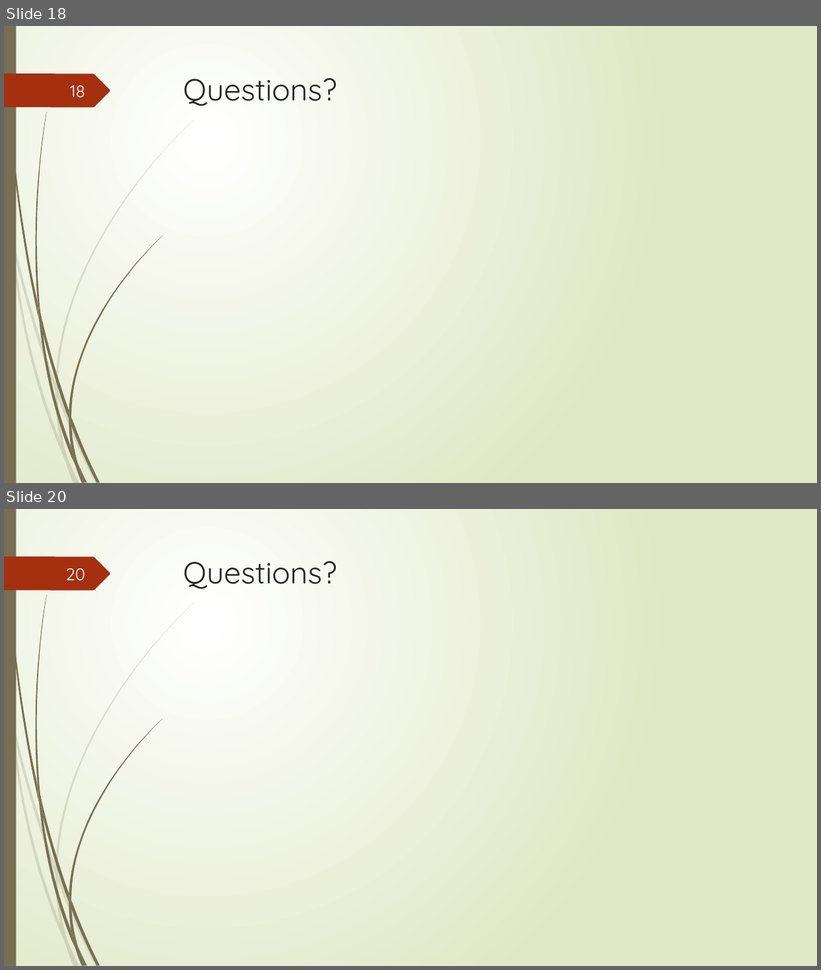
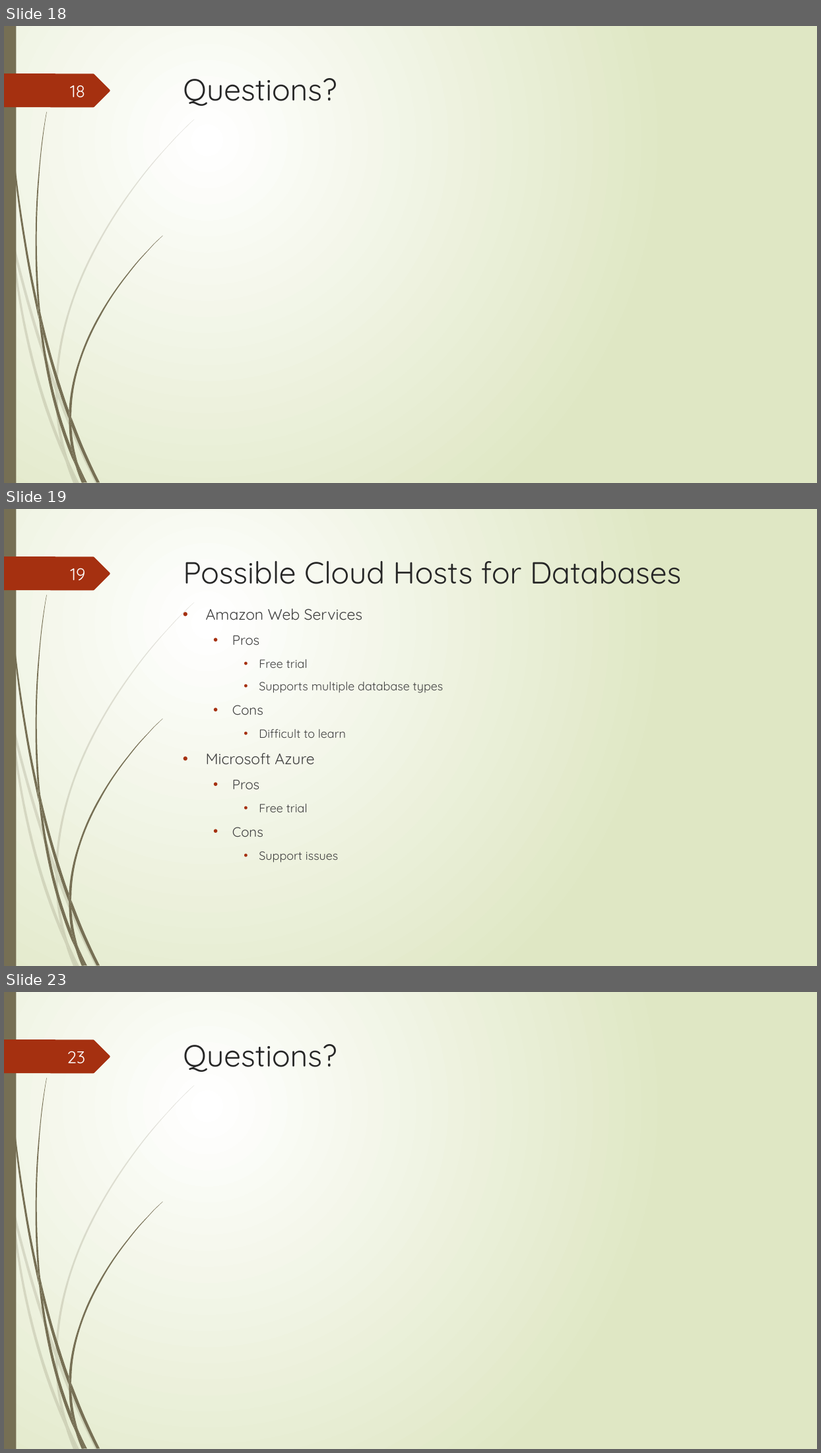
Before and after one commit to junmin-yee/Landmarked, a slide deck: Presentations/Sprint01 ReviewMeeting.pptx. Shown one above the other, each under a label of ours: slides 18 and 20 before the commit, slides 18, 19 and 23 after it; the slides between them are not shown. The pictures are 821x970 and 821x1453 pixels, drawn with LibreOffice and Linux fonts; fonts in the diff are those of the drawing. Boxes give left, top, right and bottom in pixels: in the first picture for what was removed or moved away, otherwise in the second. Text is boxed around its words. In the diff, an @@ line names an element or a change of style, - is before the commit and + after.

```diff
--- a/Presentations/Sprint01 ReviewMeeting.pptx
+++ b/Presentations/Sprint01 ReviewMeeting.pptx
@@ slide 19 added at [4,509,817,966], background gradient #FFFFFF to #DFE8C4; not listed: 24 template elements that a slide beside it also shows @@
@@ page number added at [70,568,85,580], 20 pt, text #FEFFFF @@
+19
@@ title added at [183,561,681,584], 36 pt, text #262626 @@
+Possible Cloud Hosts for Databases
@@ text added at [206,609,444,863], 14 pt, text #404040 @@
+• Amazon Web Services
+  • Pros
+    • Free trial
+    • Supports multiple database types
+  • Cons
+    • Difficult to learn
+• Microsoft Azure
+  • Pros
+    • Free trial
+  • Cons
+    • Support issues
@@ what was slide 20 is now slide 23 @@
@@ page number at [67,1051,85,1064]: text changed @@
-20
+23
```
Also in this commit, not shown: 6 other slides added, 3 slides removed.
